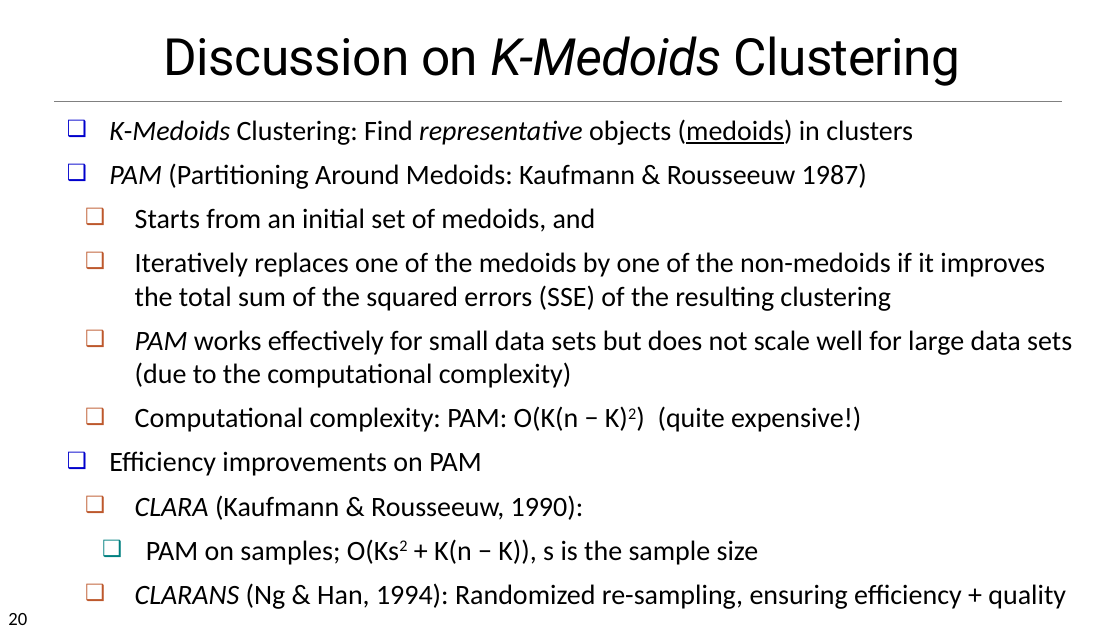
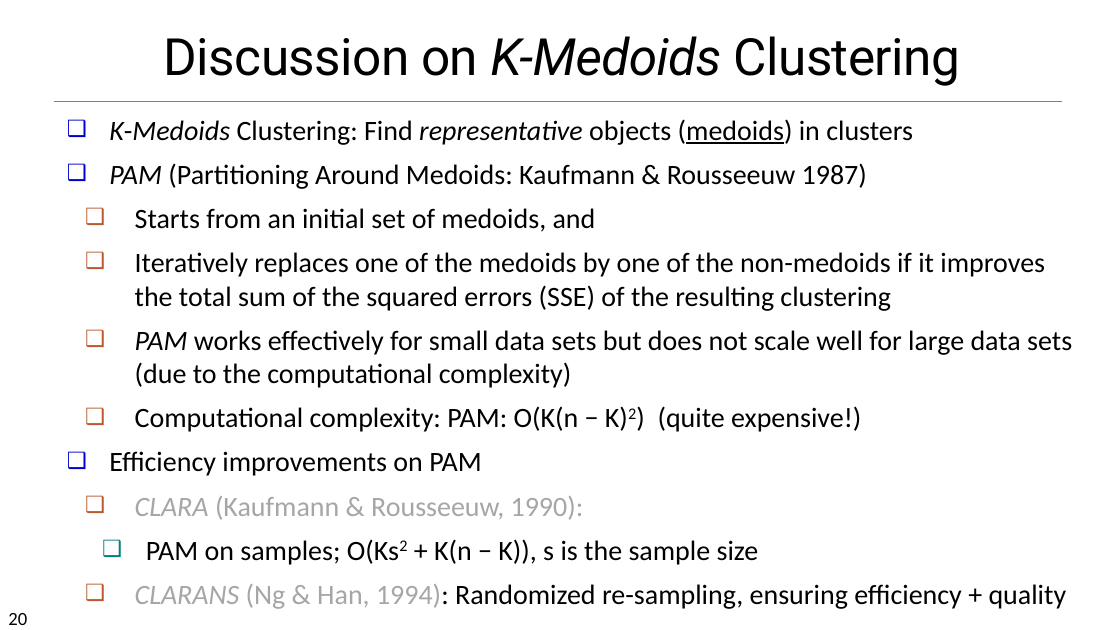
Before and after one commit to chriswjh/chriswjh.github.io, a slide deck: slide 20 of BDA_IFM/10ClusBasic.pptx. Drawn at 1120x630 pixels with LibreOffice and Linux fonts; fonts in the diff are those of the drawing. Boxes give left, top, right and bottom in pixels: in the first picture for what was removed or moved away, otherwise in the second. Text is boxed around its words. In the diff, an @@ line names an element or a change of style, - is before the commit and + after.

```diff
--- a/BDA_IFM/10ClusBasic.pptx
+++ b/BDA_IFM/10ClusBasic.pptx
@@ text at [135,496,1067,609]: text colour #000000 to #A6A6A6 in "CLARA (Kaufmann & Rousseeuw, 1990):", "CLARANS (Ng & Han, 1994):" @@
```
Also in this commit, not shown: 3 other slides changed.
